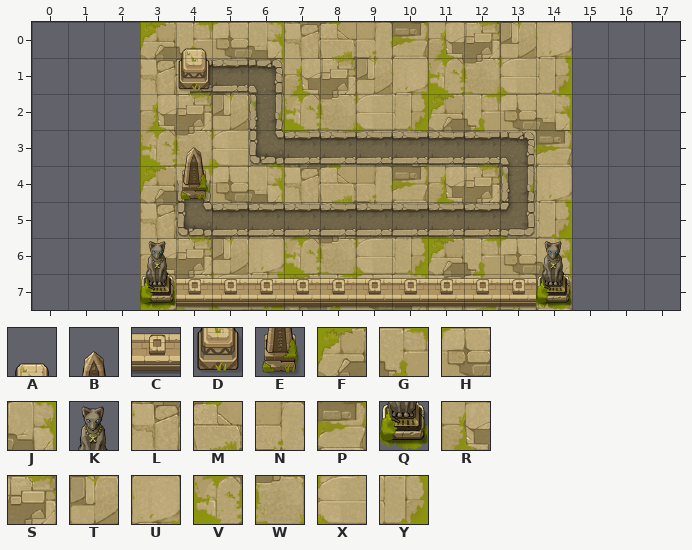
Level history. Tiled map: assets/resources/map/level_9.tmx. Above, as it was before the edit.
Cells are 80x80 px. Shown: x 0..17, y 0..7. The old version is drawn lined up with the new one.
Key: from "huangye": A 3, B 4, C 6, D 8, E 9, F 11, G 12, H 13, J 14, K 15, L 16, M 17, N 18, P 19, Q 20, R 21, S 22, T 23, U 24, V 26, W 27, X 28, Y 29.
_ is an empty cell.
Layers that did not change in this view are not listed.
Layer "background" before, first column x 0:
0 ___FGHJLMNPRSTU___
1 ___LMNPRSTUVWXY___
2 ___RSTUVWXYFGHJ___
3 ___VWXYFGHJLMNP___
4 ___FGHJLMNPRSTU___
5 ___LMNPRSTUVWXY___
6 ___RSTUVWXYFGHJ___
7 ___VWXYFGHJLMNP___
Layer "object" before, first column x 0:
0 ____A_____________
1 ____D_____________
2 __________________
3 ____B_____________
4 ____E_____________
5 __________________
6 ___K__________K___
7 ___QCCCCCCCCCCQ___
After the commit:
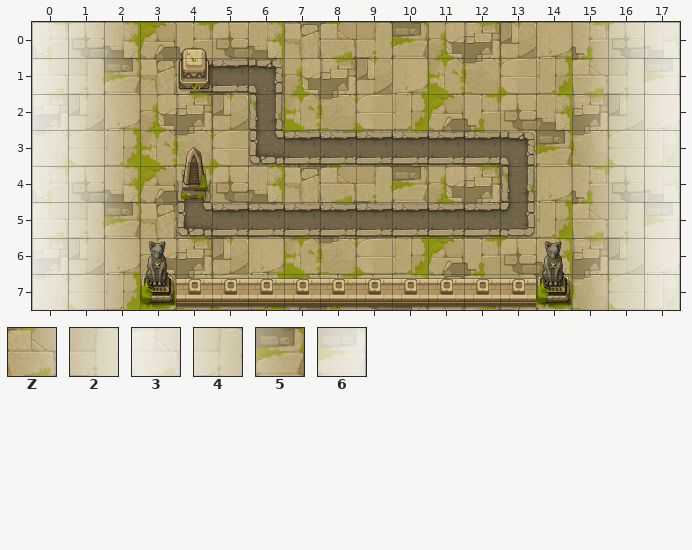
Further tiles: from "huangye": Z 33, 2 34, 3 35, 4 36, 5 37, 6 38.
See-through tiles are keyed as they look on the map.
From old to new:
Changed rows in their new state; . is an unchanged cell.
map size 12x8 -> 18x8 cells (old content now starts at 3,0; both pictures use the new coordinates)
Layer "background":
first column x 0:
0 GHJ............GHJ
1 MNP............MNP
2 STU............STU
3 WXY............WXY
4 GHJ............GHJ
5 MNP............MNP
6 STU............STU
7 WXY............WXY
Layer "object":
first column x 0:
0 345............Z26
1 345............Z26
2 345............Z26
3 345............Z26
4 345............Z26
5 345............Z26
6 345............Z26
7 345............Z26
Changed places in both pictures, as pixel boxes (x1, y1, x2, y2):
added: (32, 22, 140, 310)
added: (572, 22, 680, 310)
